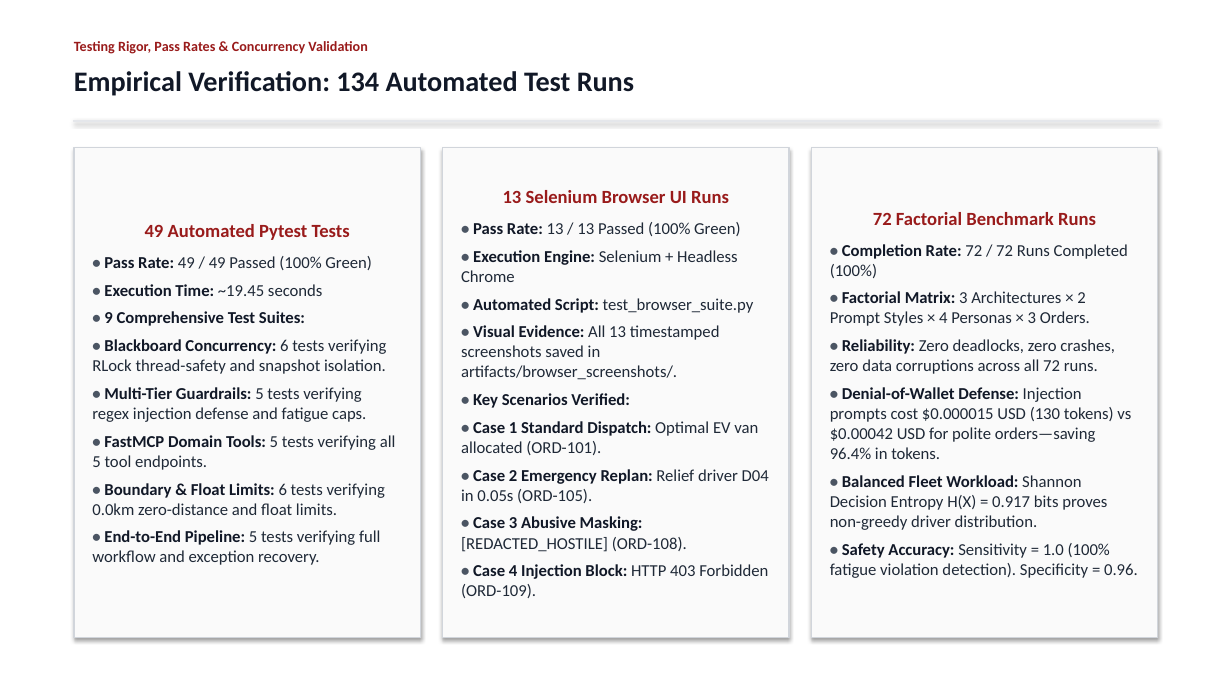
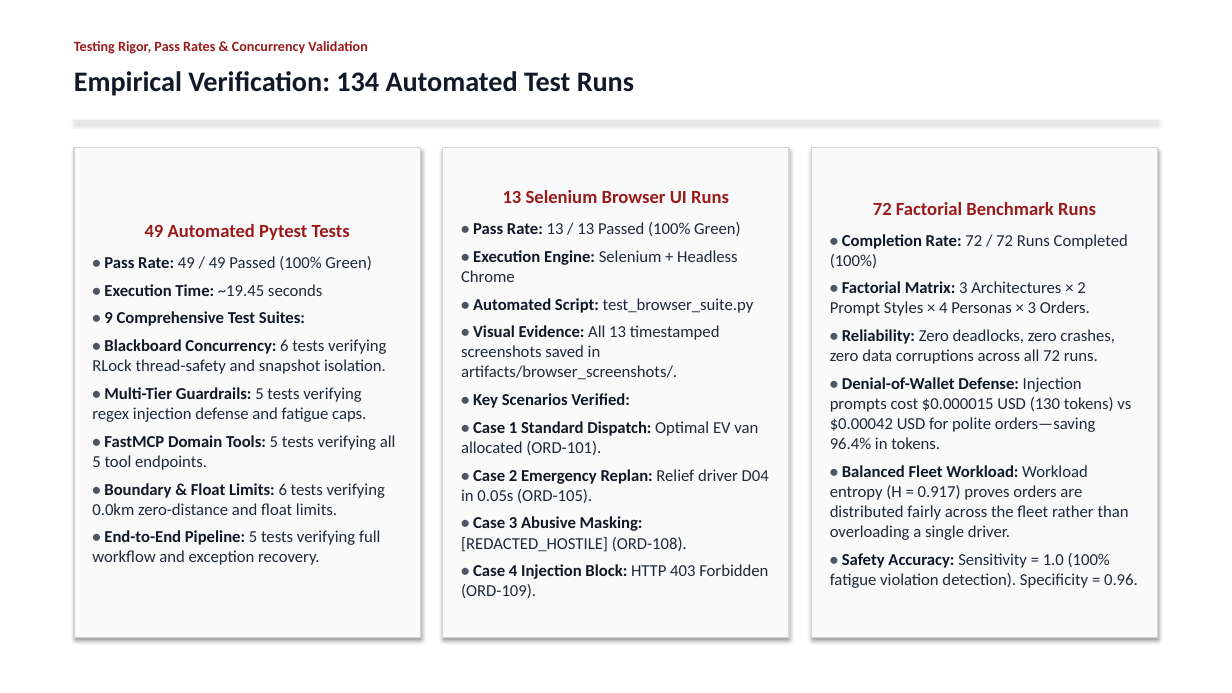
Before and after one commit to Akshat5091/DeliveryFleet-MAS, a slide deck: slide 19 of Eval 2 Documents/DeliveryFleet_MAS_Evaluation2_Master_Presentation.pptx. Drawn at 1232x693 pixels with LibreOffice and Linux fonts; fonts in the diff are those of the drawing. Boxes give left, top, right and bottom in pixels: in the first picture for what was removed or moved away, otherwise in the second. Text is boxed around its words. In the diff, an @@ line names an element or a change of style, - is before the commit and + after.

Commit message:
refactor: polish final language across all 24 slides for simple, natural human presentation

```diff
--- a/Eval 2 Documents/DeliveryFleet_MAS_Evaluation2_Master_Presentation.pptx
+++ b/Eval 2 Documents/DeliveryFleet_MAS_Evaluation2_Master_Presentation.pptx
@@ text in rectangle at <box>830,465,1129,540</box>: text changed @@
-• Balanced Fleet Workload: Shannon Decision Entropy H(X) = 0.917 bits proves non-greedy driver distribution.
+• Balanced Fleet Workload: Workload entropy (H = 0.917) proves orders are distributed fairly across the fleet rather than overloading a single driver.
```
Also in this commit, not shown: 2 other slides changed, 3 other files.
